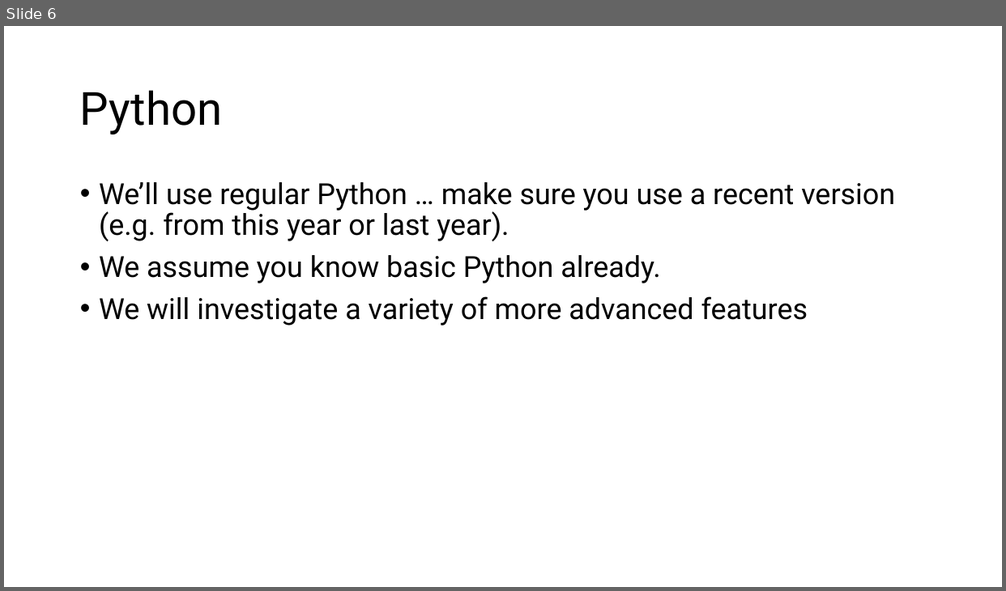
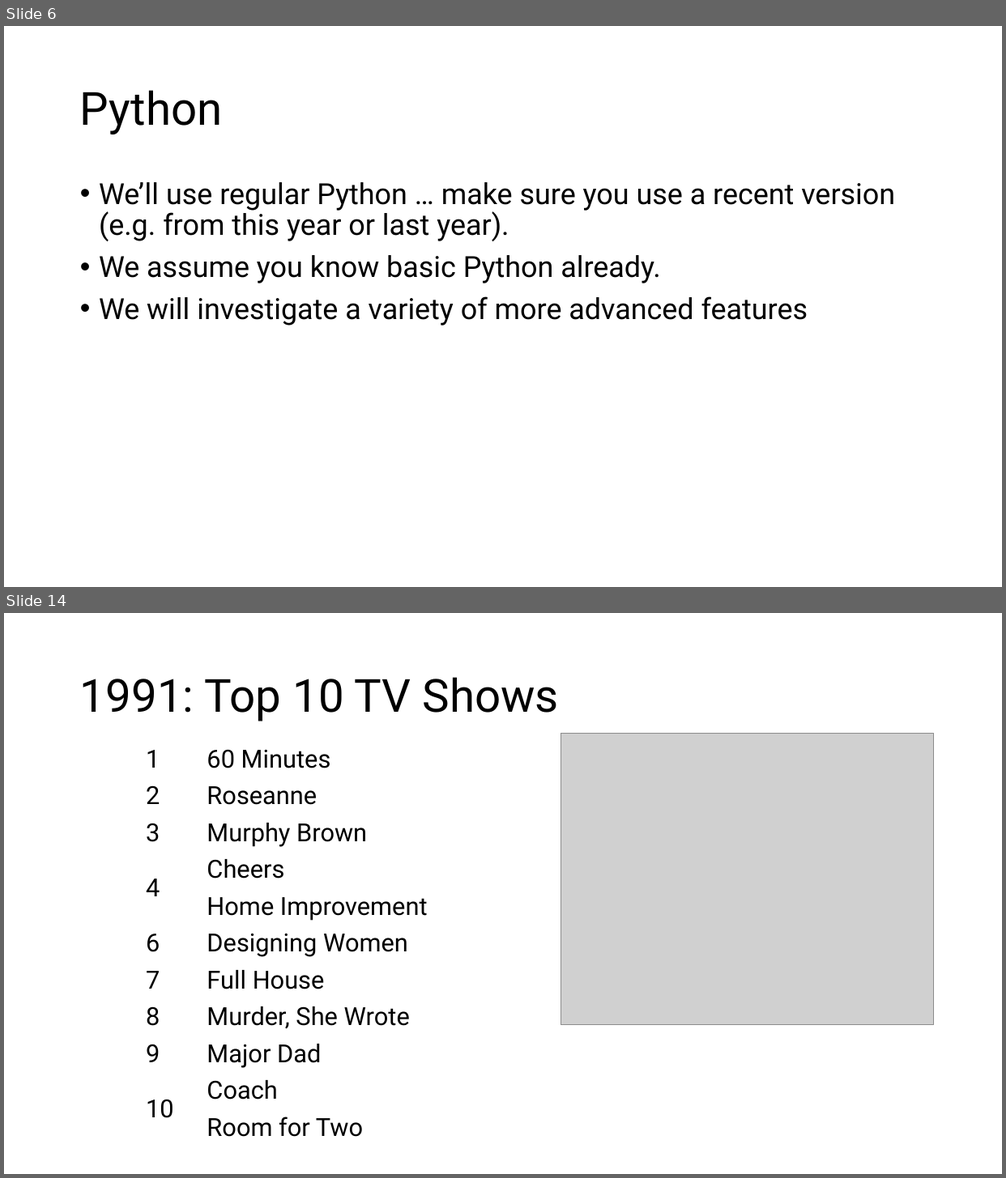
Before and after one commit to tjd1234/cmpt383fall2026, a slide deck: python/PythonIntro.pptx. Shown one above the other, each under a label of ours: slide 6 before the commit, slides 6 and 14 after it; the slides between them are not shown. The pictures are 1006x591 and 1006x1178 pixels, drawn with LibreOffice and Linux fonts; fonts in the diff are those of the drawing; grey boxes stand for pictures. Boxes give left, top, right and bottom in pixels: in the first picture for what was removed or moved away, otherwise in the second. Text is boxed around its words. In the diff, an @@ line names an element or a change of style, - is before the commit and + after.

```diff
--- a/python/PythonIntro.pptx
+++ b/python/PythonIntro.pptx
@@ slide 14 added at bbox=[4, 613, 1002, 1174], background #FFFFFF @@
@@ title added at bbox=[80, 677, 559, 722], 44 pt, text #000000 @@
+1991: Top 10 TV Shows
@@ picture added at bbox=[561, 733, 934, 1024] @@
@@ table added at bbox=[138, 741, 453, 1152], 11 rows, 2 columns @@
+1 | 60 Minutes
+2 | Roseanne
+3 | Murphy Brown
+4 | Cheers
+ | Home Improvement
+6 | Designing Women
+7 | Full House
+8 | Murder, She Wrote
+9 | Major Dad
+10 | Coach
+ | Room for Two
```
Also in this commit, not shown: 3 slides changed, 13 other slides added, 1 other file.
